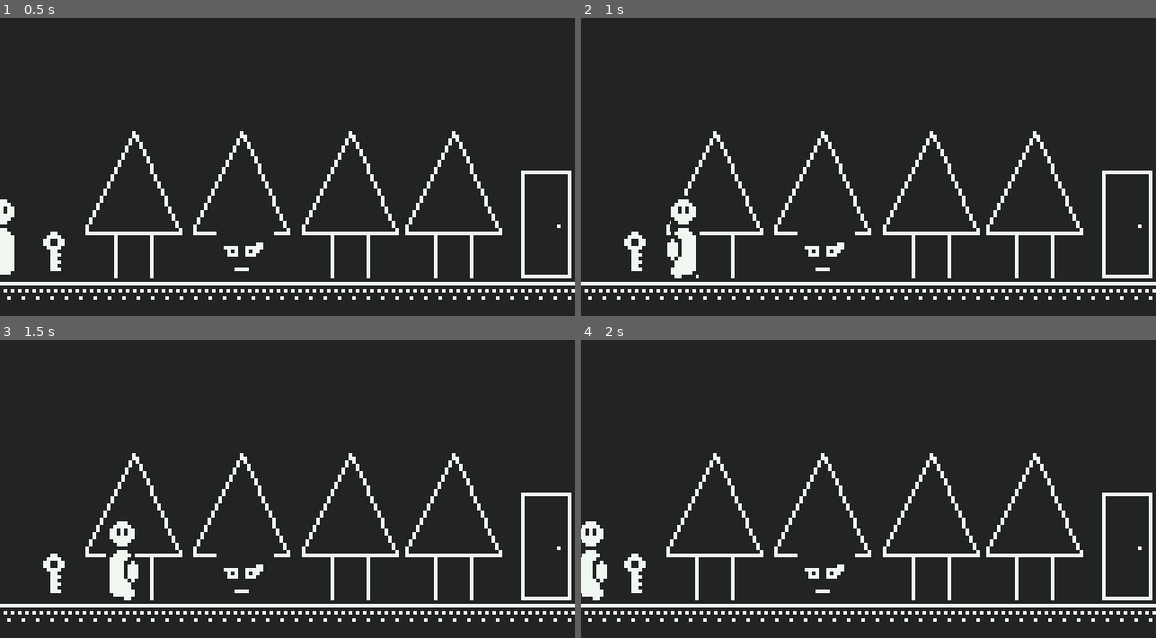
Above: before the commit, frames 1-4 (two rows, left to right).
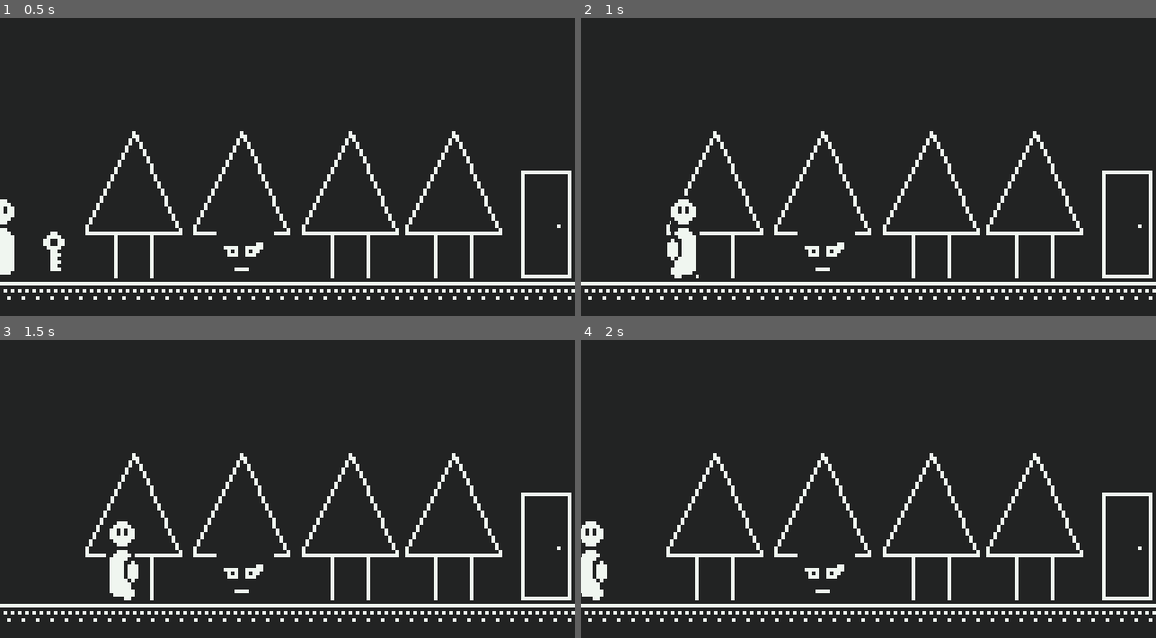
Above: after the commit, the same moments.

Repository: SolarLabyrinth/Lunariel
Game: Godot game, scene res://Scenes/Levels/Level6.tscn
Same seed, same stepped clock (60 frames per second), same inputs: the game is played once before the commit and once after it. This scene is started directly instead of the project's main scene.
Inputs (mouse positions are in pixels of both pictures, inside the frame that each line leads up to):
- Up to frame 1 (0.5 s): no input
- Up to frame 2 (1 s): tap Enter (ui_accept) at 0.5, 0.77 s; move the mouse to (995, 158) at 0.52 s; hold Right (ui_right) from 0.53 s (still down); tap E (sl_interact) at 0.6 s
- Up to frame 3 (1.5 s): move the mouse to (172, 512) at 1.27 s; release Right (ui_right) at 1.28 s; hold Left (ui_left) from 1.28 s (still down); click (172, 512) at 1.35 s
- Up to frame 4 (2 s): keep holding Left (ui_left); tap Enter (ui_accept) at 1.52 s

Frame 1 is identical in both runs. In frame 2, 0.2% of the frame differs, in the area x 7-12%, y 71-85%; in frame 3, 0.2%; in frame 4, 0.2%.

Commit message:
stick the key in my lock

Diff:
--- a/Scenes/Levels/Level4.tscn
+++ b/Scenes/Levels/Level4.tscn
@@ -19,6 +19,7 @@
 
 [node name="Key" parent="." instance=ExtResource("5_rrmxv")]
 position = Vector2(584, 268)
+key_id = 1
 
 [node name="Player" parent="." instance=ExtResource("4_280mj")]
 position = Vector2(122, 252)
--- a/Scenes/Levels/Level6.tscn
+++ b/Scenes/Levels/Level6.tscn
@@ -19,6 +19,7 @@
 
 [node name="Key" parent="." instance=ExtResource("4_py58y")]
 position = Vector2(60, 266)
+key_id = 2
 
 [node name="Player" parent="." instance=ExtResource("4_wah20")]
 position = Vector2(523, 252)
--- a/Things/Key.tscn
+++ b/Things/Key.tscn
@@ -1,21 +1,26 @@
-[gd_scene load_steps=4 format=3 uid="uid://dkj31suye1iqr"]
+[gd_scene load_steps=5 format=3 uid="uid://dkj31suye1iqr"]
 
 [ext_resource type="Texture2D" uid="uid://6x75b45f4vsp" path="res://Assets/main-spritesheet.png" id="1_68h0i"]
+[ext_resource type="Script" path="res://Things/key.gd" id="1_jfhts"]
 
-[sub_resource type="CircleShape2D" id="CircleShape2D_jr7qq"]
-radius = 76.0
+[sub_resource type="CapsuleShape2D" id="CapsuleShape2D_25mdi"]
+radius = 29.14
+height = 115.7
 
 [sub_resource type="AtlasTexture" id="AtlasTexture_r0hrw"]
 atlas = ExtResource("1_68h0i")
 region = Rect2(68, 18, 8, 13)
 
 [node name="Key" type="Node2D"]
+script = ExtResource("1_jfhts")
 
 [node name="Area2D" type="Area2D" parent="."]
 
 [node name="CollisionShape2D" type="CollisionShape2D" parent="Area2D"]
-shape = SubResource("CircleShape2D_jr7qq")
+shape = SubResource("CapsuleShape2D_25mdi")
 
 [node name="Sprite2D" type="Sprite2D" parent="."]
 scale = Vector2(4, 4)
 texture = SubResource("AtlasTexture_r0hrw")
+
+[connection signal="area_entered" from="Area2D" to="." method="_on_area_2d_area_entered"]
--- a/Things/door.gd
+++ b/Things/door.gd
@@ -32,6 +32,8 @@
 		is_activatable = true
 	elif !world_stats.keys[lock]:
 		is_lock_active = true
+	elif world_stats.keys[lock]:
+		is_activatable = true
 
 func _on_area_2d_area_exited(_area: Area2D) -> void:
 	is_activatable = false
--- /dev/null
+++ b/Things/key.gd
@@ -0,0 +1,13 @@
+class_name Key extends Node2D
+
+@export var key_id := 0
+
+var world_stats: WorldStats = ResourceLoader.load("res://Resources/world_stats.tres")
+
+func _ready() -> void:
+	if world_stats.keys[key_id]:
+		queue_free()
+
+func _on_area_2d_area_entered(_area:Area2D) -> void:
+	world_stats.keys[key_id] = true
+	queue_free()
